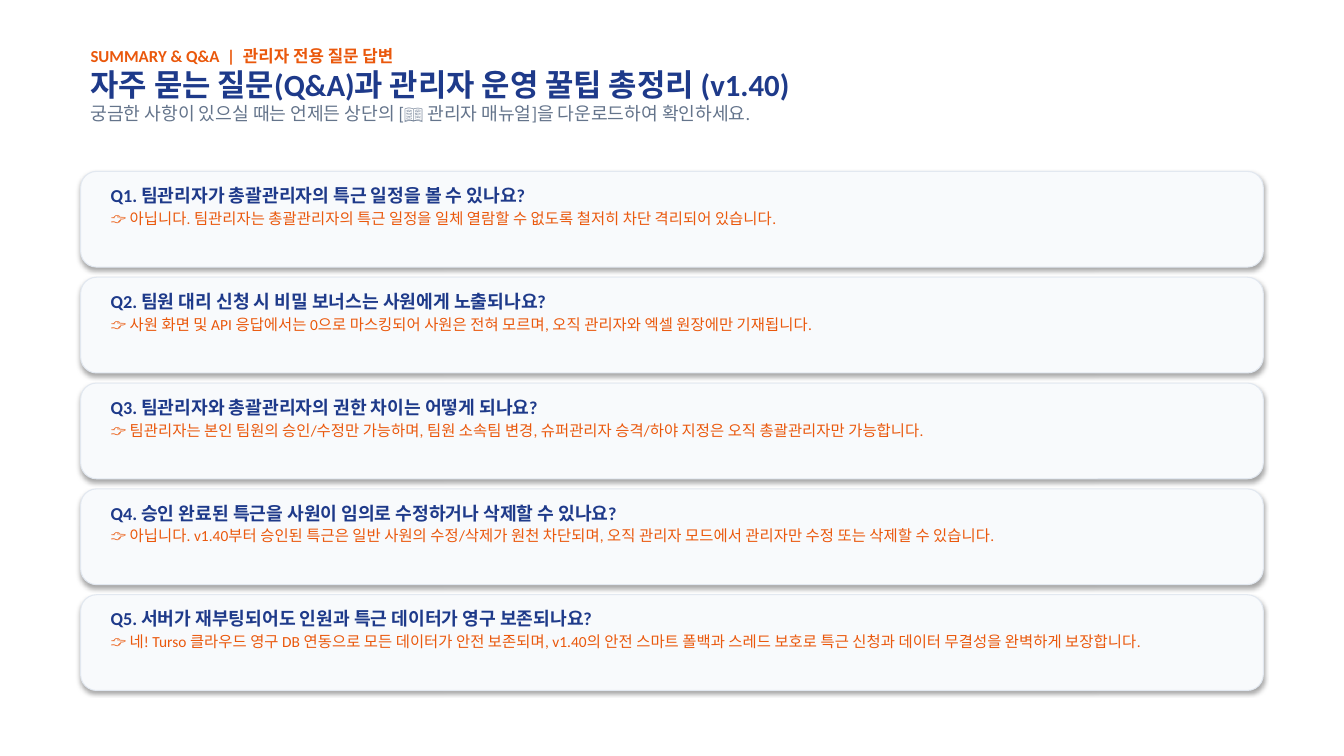
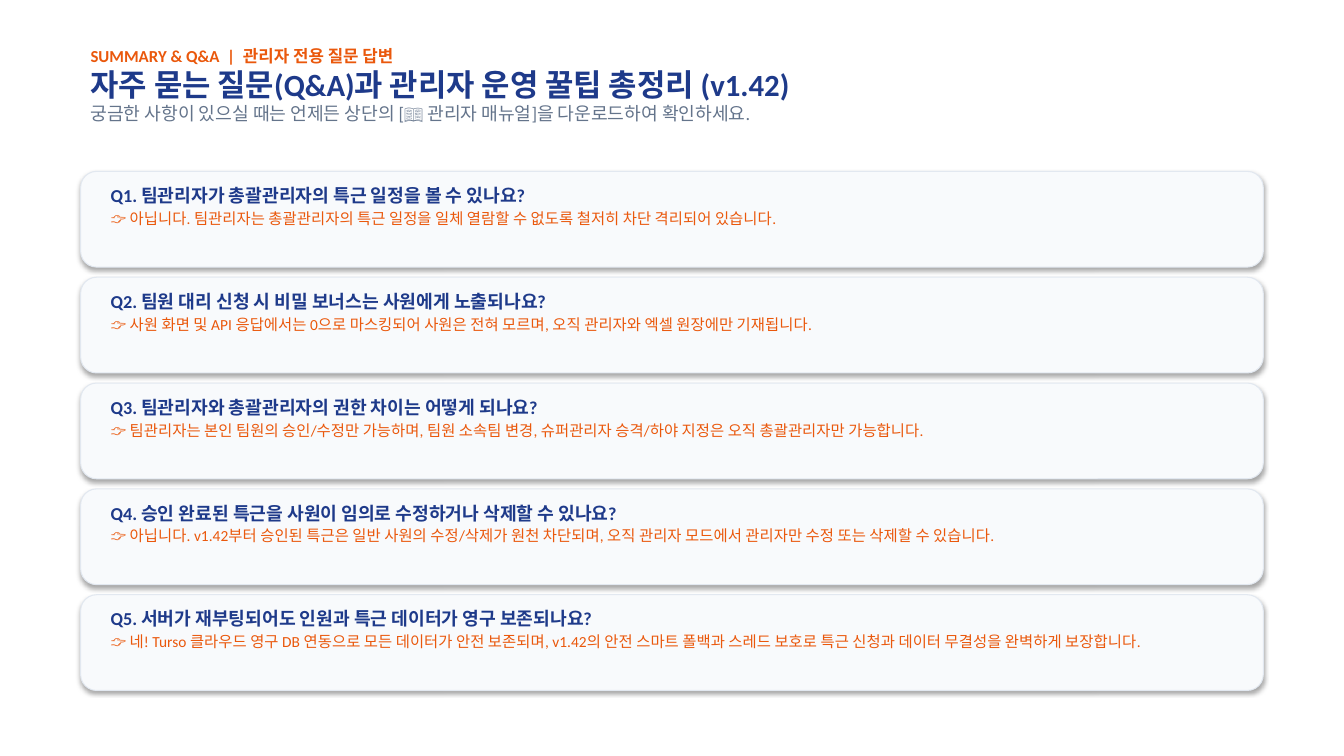
Before and after one commit to rorma34-lab/team-overtime-manager, a slide deck: slide 11 of Overtime_Admin_Manual.pptx. Drawn at 1344x756 pixels with LibreOffice and Linux fonts; fonts in the diff are those of the drawing. Boxes give left, top, right and bottom in pixels: in the first picture for what was removed or moved away, otherwise in the second. Text is boxed around its words. In the diff, an @@ line names an element or a change of style, - is before the commit and + after.

```diff
--- a/Overtime_Admin_Manual.pptx
+++ b/Overtime_Admin_Manual.pptx
@@ text at [91, 64, 790, 101]: text changed @@
-자주 묻는 질문(Q&A)과 관리자 운영 꿀팁 총정리 (v1.40)
+자주 묻는 질문(Q&A)과 관리자 운영 꿀팁 총정리 (v1.42)
@@ text at [130, 528, 994, 543]: text changed @@
-👉 아닙니다. v1.40부터 승인된 특근은 일반 사원의 수정/삭제가 원천 차단되며, 오직 관리자 모드에서 관리자만 수정 또는 삭제할 수 있습니다.
+👉 아닙니다. v1.42부터 승인된 특근은 일반 사원의 수정/삭제가 원천 차단되며, 오직 관리자 모드에서 관리자만 수정 또는 삭제할 수 있습니다.
@@ text at [130, 634, 1140, 649]: text changed @@
-👉 네! Turso 클라우드 영구 DB 연동으로 모든 데이터가 안전 보존되며, v1.40의 안전 스마트 폴백과 스레드 보호로 특근 신청과 데이터 무결성을 완벽하게 보장합니다.
+👉 네! Turso 클라우드 영구 DB 연동으로 모든 데이터가 안전 보존되며, v1.42의 안전 스마트 폴백과 스레드 보호로 특근 신청과 데이터 무결성을 완벽하게 보장합니다.
```
Also in this commit, not shown: 2 other slides changed, 11 other files.
